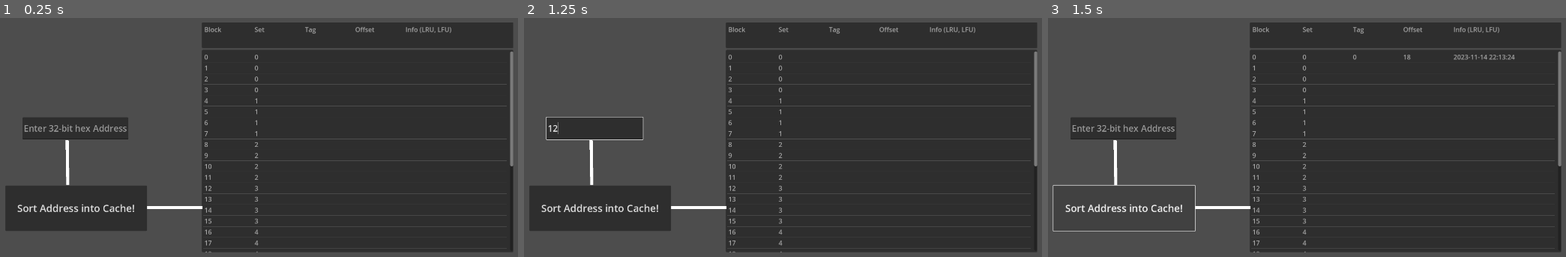
Above: before the commit, frames 1-3 (left to right).
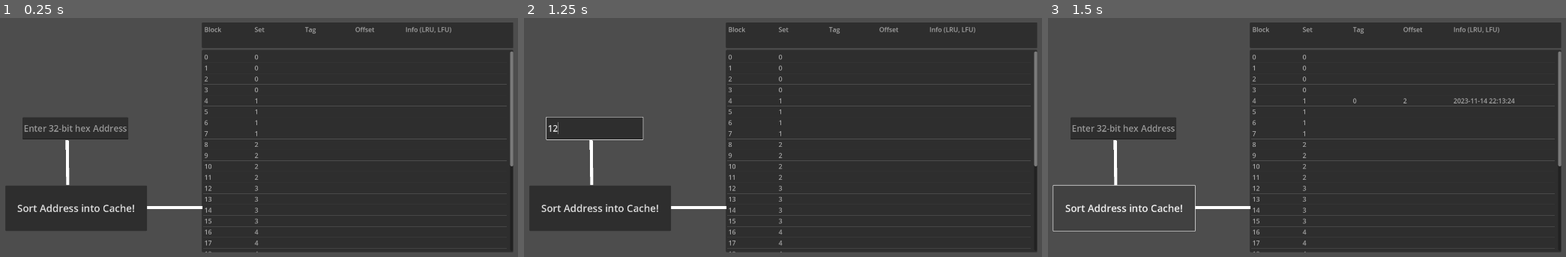
Above: after the commit, the same moments.

Repository: icebee03/CacheVenture
Game: Godot game, scene res://cacheTestground.tscn
Same seed, same stepped clock (60 frames per second), same inputs: the game is played once before the commit and once after it. The project has no main scene, so this scene is started directly.
Inputs (mouse positions are in pixels of both pictures, inside the frame that each line leads up to):
- Up to frame 1 (0.25 s): no input
- Up to frame 2 (1.25 s): click (601, 127) at 0.52 s; type "12" at 0.6 s
- Up to frame 3 (1.5 s): click "Sort Address into Cache!" at 1.25 s

Frames 1-2 are identical in both runs. In frame 3, 0.3% of the frame differs, in the area x 58-91%, y 15-36%.

Commit message:
fixed offset calculation
offset = log2(blocksize)

Diff:
--- a/cache_testground.gd
+++ b/cache_testground.gd
@@ -24,7 +24,8 @@
 	#cache.modify_cache_line(3, "keep", "keep", text, "keep", timestamp)
 
 
-
+# This function sorts the given addressString into the 'cache' scene. It calculates various parameters and extracts tag, index and offset from the address.
+#
 func sort_address_into_cache(addressString:String) -> void:
 	# input validation: hex address must not be longer than 8 digits and must be a hex number
 	if not is_String_32_bit_hex_number(addressString): return
@@ -35,7 +36,7 @@
 	# cache parameter calculations:
 	var setNumber :int = cache.blockNumber / cache.associativityDegree
 	var blockSize :int = 16 # in [Byte], maybe *8 if we want to access individual bits
-	var offsetBits :int = log(cache.blockNumber * blockSize) / log(2)			# equivalent to log2(blockNo*blockSize)
+	var offsetBits :int = log(blockSize) / log(2)			# equivalent to log2(blockSize)
 	var indexBits :int = log(setNumber) / log(2)
 	var tagBits :int = 32 - (indexBits + offsetBits)							# 32-bit address
 
@@ -76,11 +77,20 @@
 			cache.modify_cache_line(lineIdx,"keep","keep",str(tag), str(offset), timestamp)
 			wasLinePlaced = true
 			break
+	#TODO: implement cache hit procedure that updates the info field according to the chosen replacement policy (eg. a hit count for LFU, ...)
 
+	# in case of a cache miss (due to conflict or capacity):
+	var replacedLine :Dictionary
 	if wasLinePlaced == false:
-		# TODO: implement replacement policy
-		# => choose which of the existing lines must be replaced (use "info" field of cache.get_cache_line(idx))
-		pass
+		# choose which of the existing lines must be replaced and update that line. For now no action regarding the replaced address (like showing it into the world)
+		var lineToReplace :int = choose_line_to_replace(possibleLines, "Random")
+		if lineToReplace == -1: return
+		replacedLine = cache.get_cache_line(lineToReplace)				#TODO: do something with it (show it in the world)
+		cache.modify_cache_line(lineToReplace,"keep","keep",str(tag),str(offset),"replaced at random")		#TODO: change 'info' message depending on replacement policy
+		wasLinePlaced = true
+
+	#TODO: implement cache conflict/replaced procedure that puts replaced lines into a list or so
+
 
 
 
@@ -153,3 +163,25 @@
 		var index :int = (cache.associativityDegree * set) + i
 		lines.append(index)
 	return lines
+
+
+# returns the cache line from 'lines' that must be replaced, according to the 'replacementPolicy'
+# the "info" field of the cache line may be considered to choose which line to replace
+# returns -1 on error
+# => choose which of the existing lines must be replaced (use "info" field of cache.get_cache_line(idx))
+func choose_line_to_replace(lines:Array[int], replacementPolicy:String) -> int:
+	if len(lines) == 0: return -1
+	if len(lines) == 1: return lines[0]
+	# implement all the usual replacement policies (capsulate later into own functions):
+	match replacementPolicy:
+		"LRU":		# chooses the line with the oldest hit
+			pass
+		"LFU":		# chooses the line with the lowest hit count
+			pass
+		"Random": 	# chooses a random line from lines that is within that range
+			var rng:RandomNumberGenerator = RandomNumberGenerator.new()
+			return rng.randi_range(lines[0], lines[len(lines)-1])
+		_:			# default case. No replacementPolicy was set, so return error
+			return -1
+
+	return -1
Not shown, removed: tre5D1D.tmp
Not shown, removed: tre9E94.tmp
